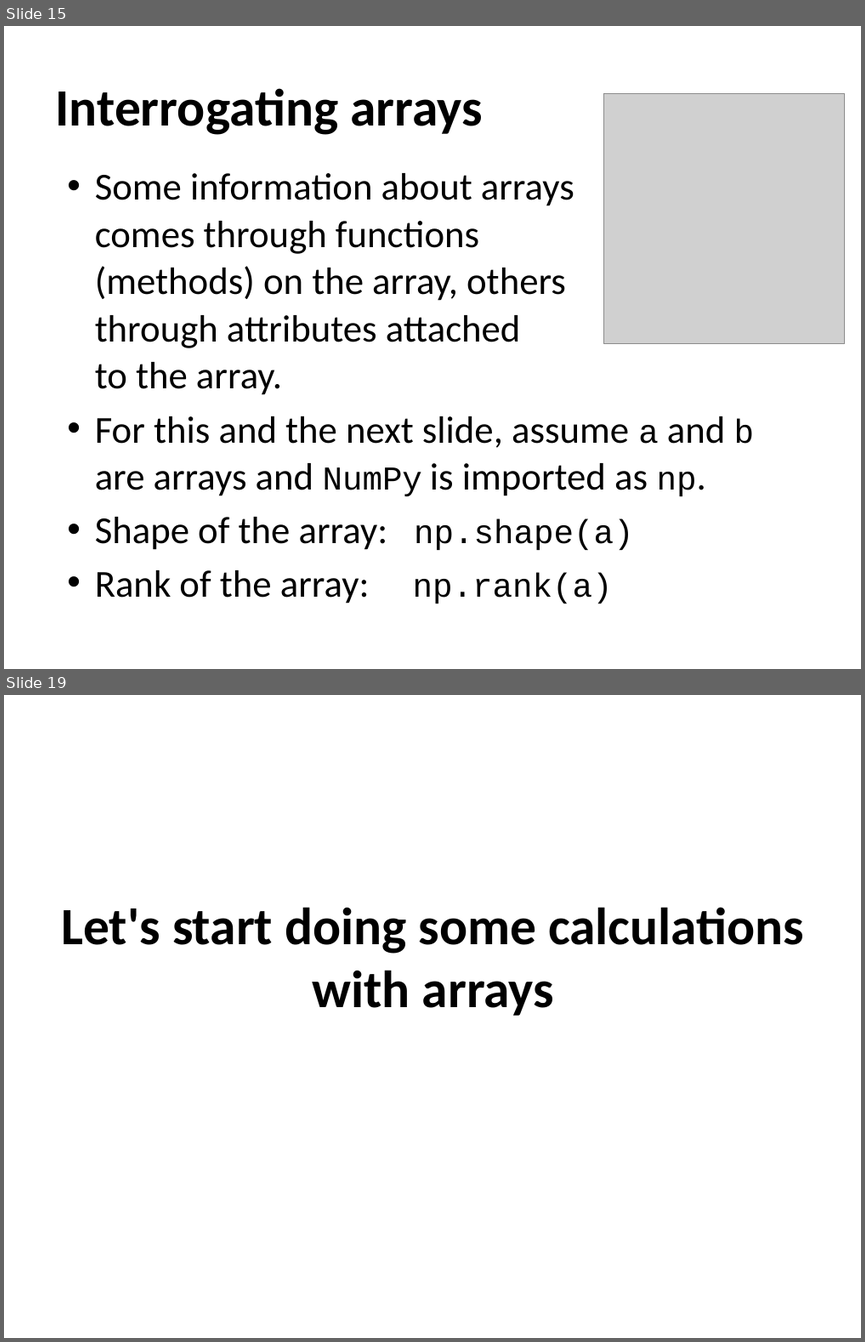
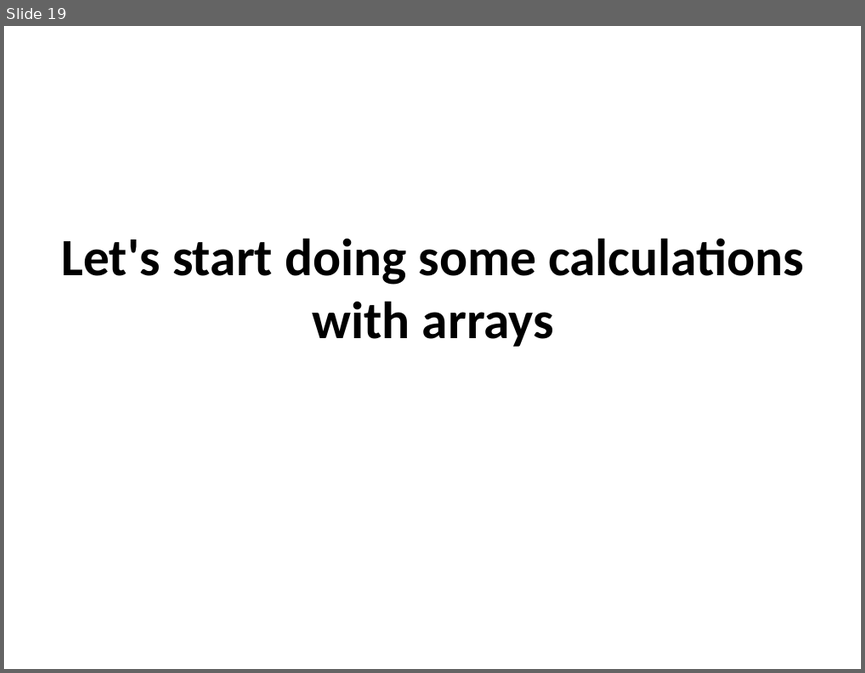
Before and after one commit to ncasuk/ncas-isc, a slide deck: python/presentations/handling_arrays/numpy.ppt. Shown one above the other, each under a label of ours: slides 15 and 19 before the commit, slide 19 after it; the slides between them are not shown. The pictures are 865x1342 and 865x673 pixels, drawn with LibreOffice and Linux fonts; fonts in the diff are those of the drawing; grey boxes stand for pictures; background and template pictures are left out. Boxes give left, top, right and bottom in pixels: in the first picture for what was removed or moved away, otherwise in the second. Text is boxed around its words. In the diff, an @@ line names an element or a change of style, - is before the commit and + after.

```diff
--- a/python/presentations/handling_arrays/numpy.ppt
+++ b/python/presentations/handling_arrays/numpy.ppt
@@ slide 15 removed at (x1=4, y1=26, x2=861, y2=669), background #FFFFFF @@
@@ title removed at (x1=55, y1=88, x2=482, y2=135) @@
-Interrogating arrays
@@ picture removed at (x1=604, y1=94, x2=844, y2=344) @@
@@ text removed at (x1=95, y1=173, x2=755, y2=603) @@
-• Some information about arrays
-  comes through functions
-  (methods) on the array, others
-  through attributes attached
-  to the array.
-• For this and the next slide, assume a and b are arrays and NumPy is imported as np.
-• Shape of the array: np.shape(a)
-• Rank of the array: np.rank(a)
```
Also in this commit, not shown: 12 slides changed, 4 slides added, 2 other slides removed.
